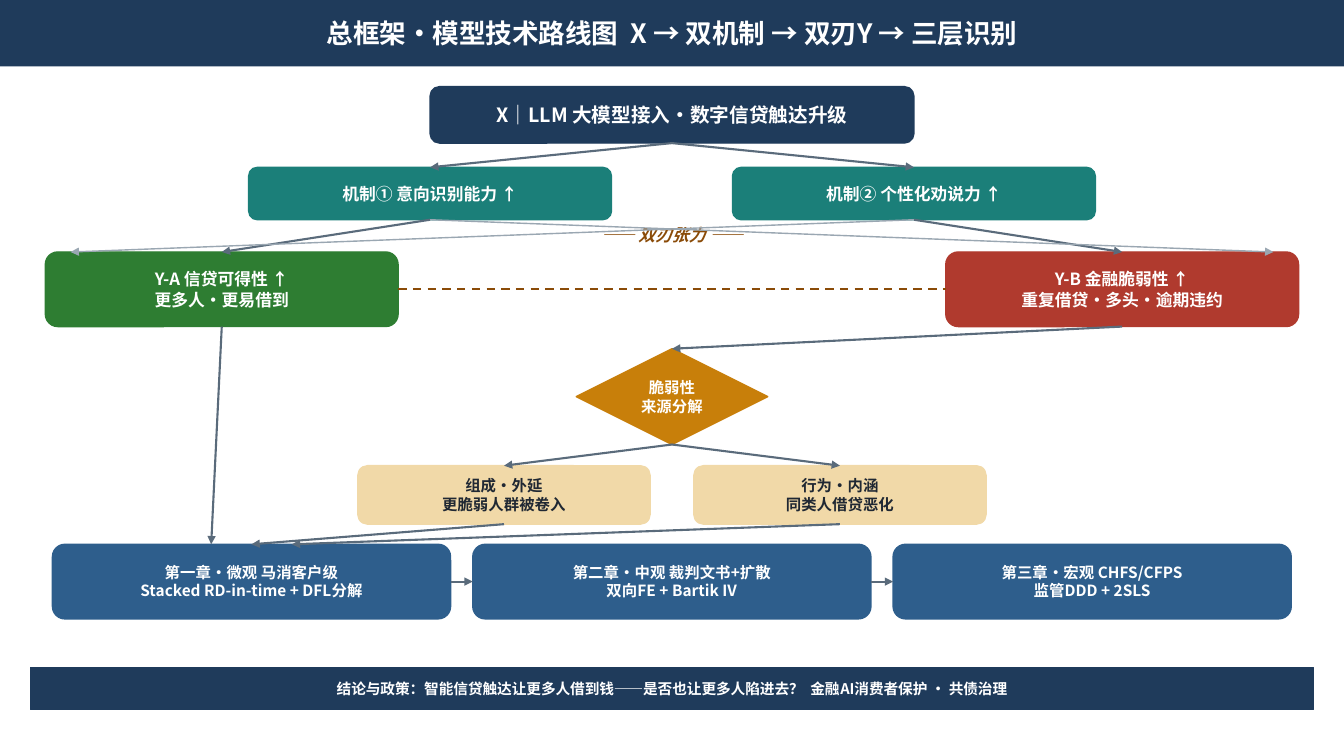
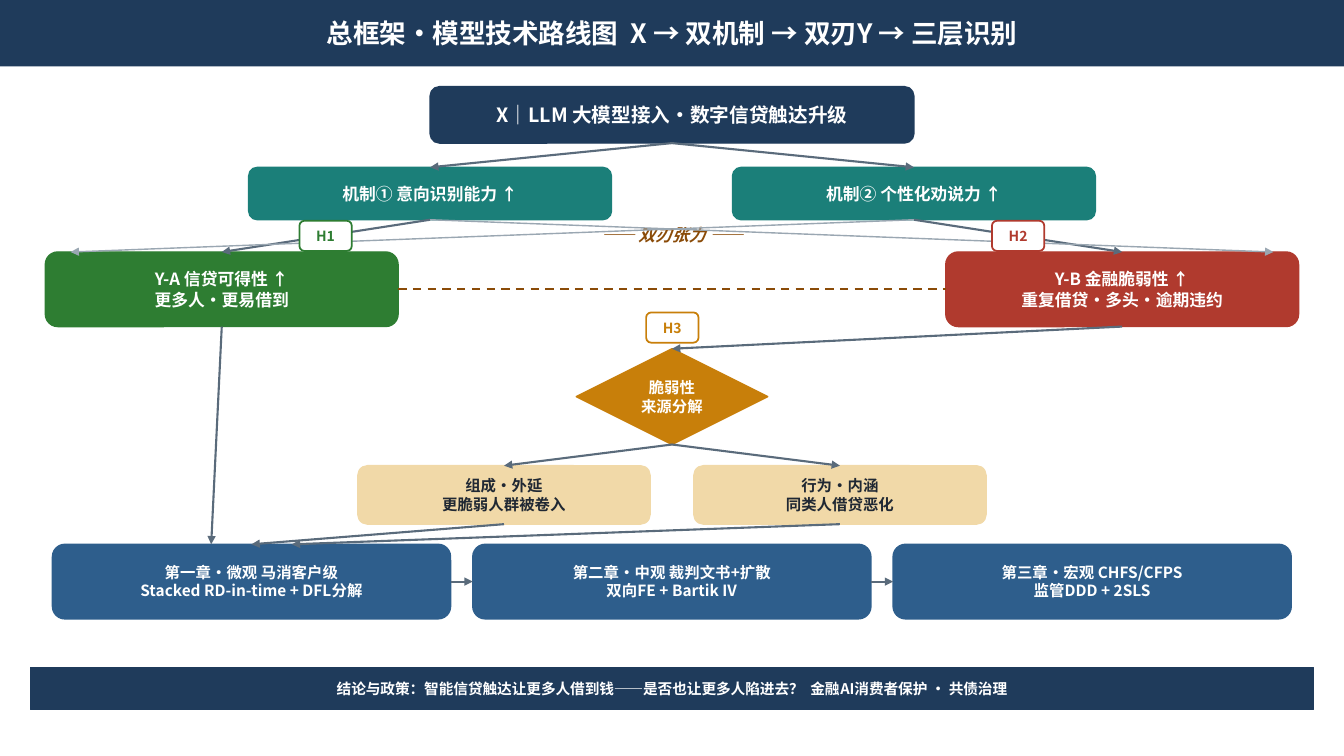
Before and after one commit to qliu2318/claude, a slide deck: slide 1 of 技术路线图_LLM消费信贷.pptx. Drawn at 1344x756 pixels with LibreOffice and Linux fonts; fonts in the diff are those of the drawing. Boxes give left, top, right and bottom in pixels: in the first picture for what was removed or moved away, otherwise in the second. Text is boxed around its words. In the diff, an @@ line names an element or a change of style, - is before the commit and + after.

```diff
--- a/技术路线图_LLM消费信贷.pptx
+++ b/技术路线图_LLM消费信贷.pptx
@@ rounded rectangle added at (299, 221, 352, 251), fill #FFFFFF, outline #2E7D32 1.25 pt, 10 pt, text #2E7D32, bold @@
+H1
@@ rounded rectangle added at (992, 221, 1045, 251), fill #FFFFFF, outline #B03A2E 1.25 pt, 10 pt, text #B03A2E, bold @@
+H2
@@ rounded rectangle added at (646, 313, 699, 343), fill #FFFFFF, outline #C87F0A 1.25 pt, 10 pt, text #C87F0A, bold @@
+H3
```
Also in this commit, not shown: 2 other slides changed, 1 other file.
